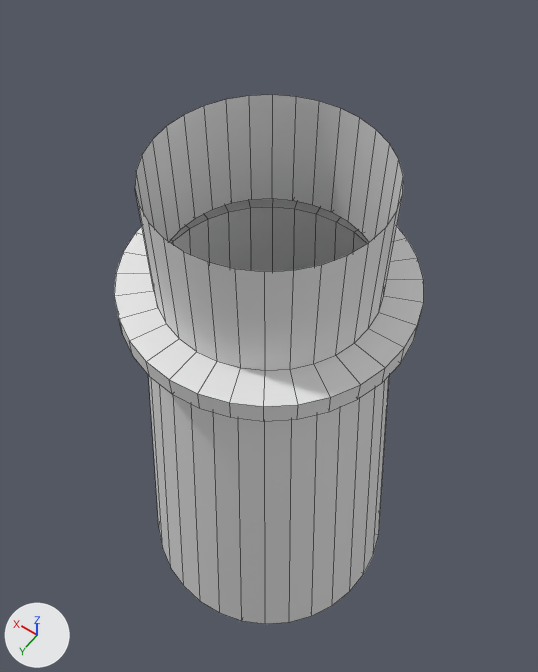
The Blender file LightHouse/Lighthouse.blend: old version first, new version second.
Rendered twice from a camera (50 mm lens) standing at (-1.7, 2.38, 6.32) and looking at (0.08, -0.11, 2.41). Lighting does not change. The marker at lower left points along +X, +Y and +Z. Mesh edges are drawn as thin lines.
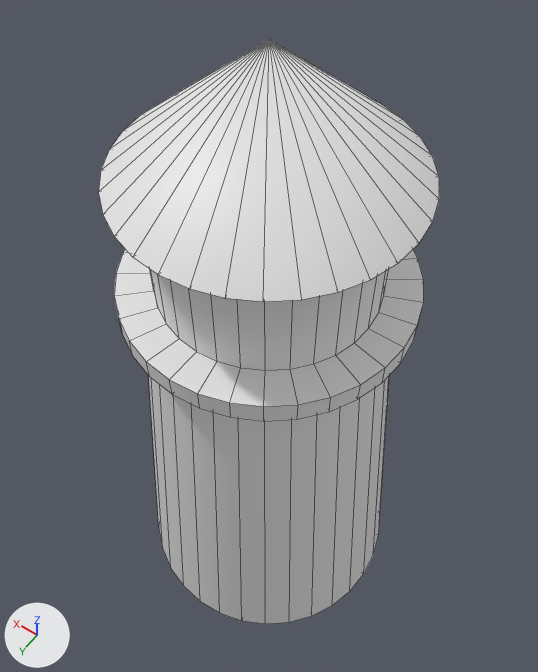
The edits, one by one:
me_circle is used by ob_circle; location (0.0, 0.0, 0.0).
me_circle had 289 vertices, 288 faces and spanned x -1.0..1.0, y -1.0..1.0, z 0.0..3.89.
me_circle now has 322 vertices, 352 faces and spans x -1.0..1.0, y -1.0..1.0, z 0.0..4.61.
Part 1, on me_circle:
33 vertices are added at x -0.84..0.84, y -0.84..0.84, z 3.89..4.61.
64 new faces join them.
me_circle part 2: 288 kept faces spanning x -1.0..1.0, y -1.0..1.0, z 0.0..3.89 are now shaded smooth.

Where the change shows, as pixel boxes [x1, y1, x2, y2] in the pictures (538 x 672 px):
'Circle', reshaped (10% wider, 11% taller): before [114, 95, 424, 624]; after [99, 39, 439, 624]
part 1 of me_circle, added: after [99, 39, 439, 302]
part 2 of me_circle, shading changed: before [123, 95, 415, 409]; after [123, 249, 415, 409]
